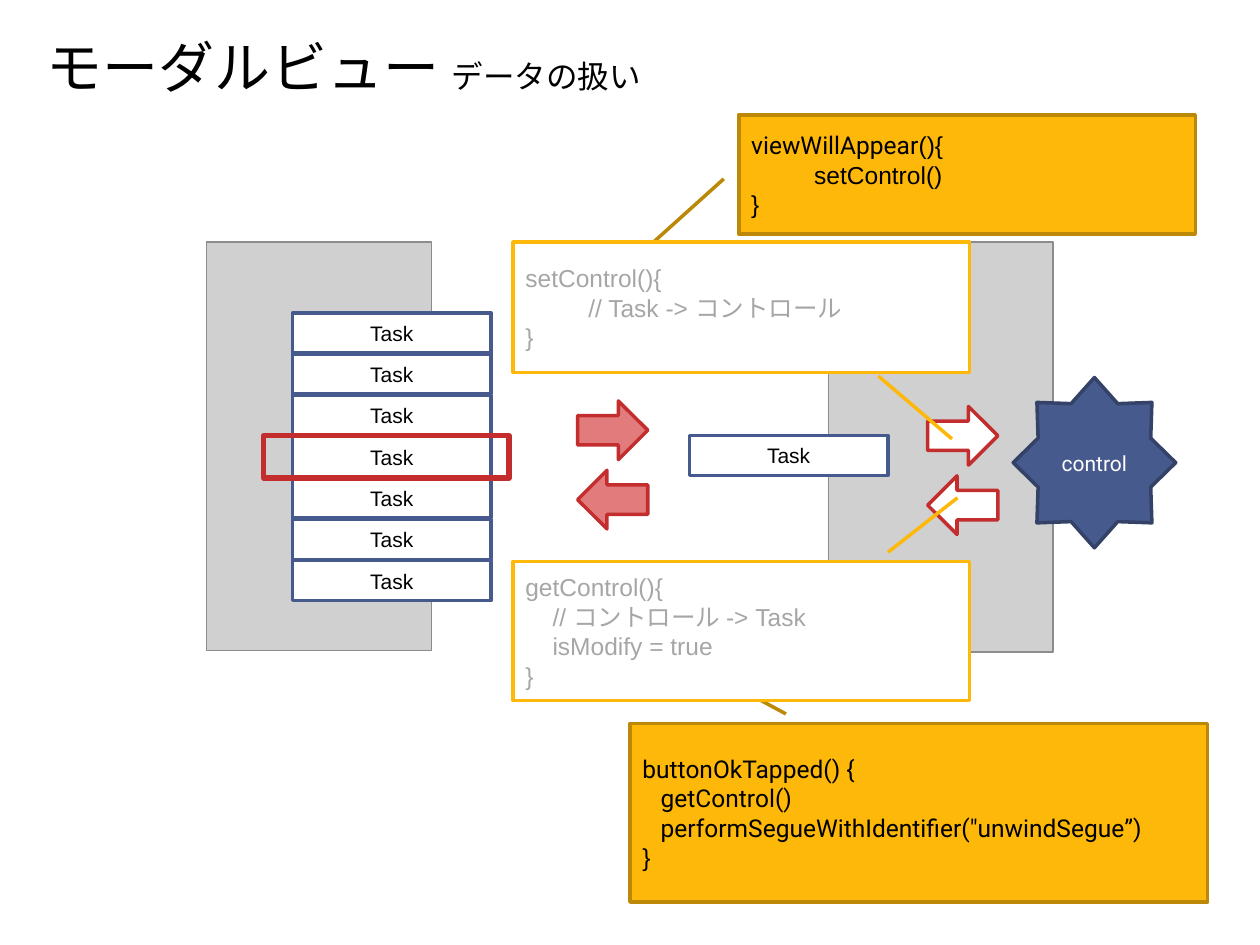
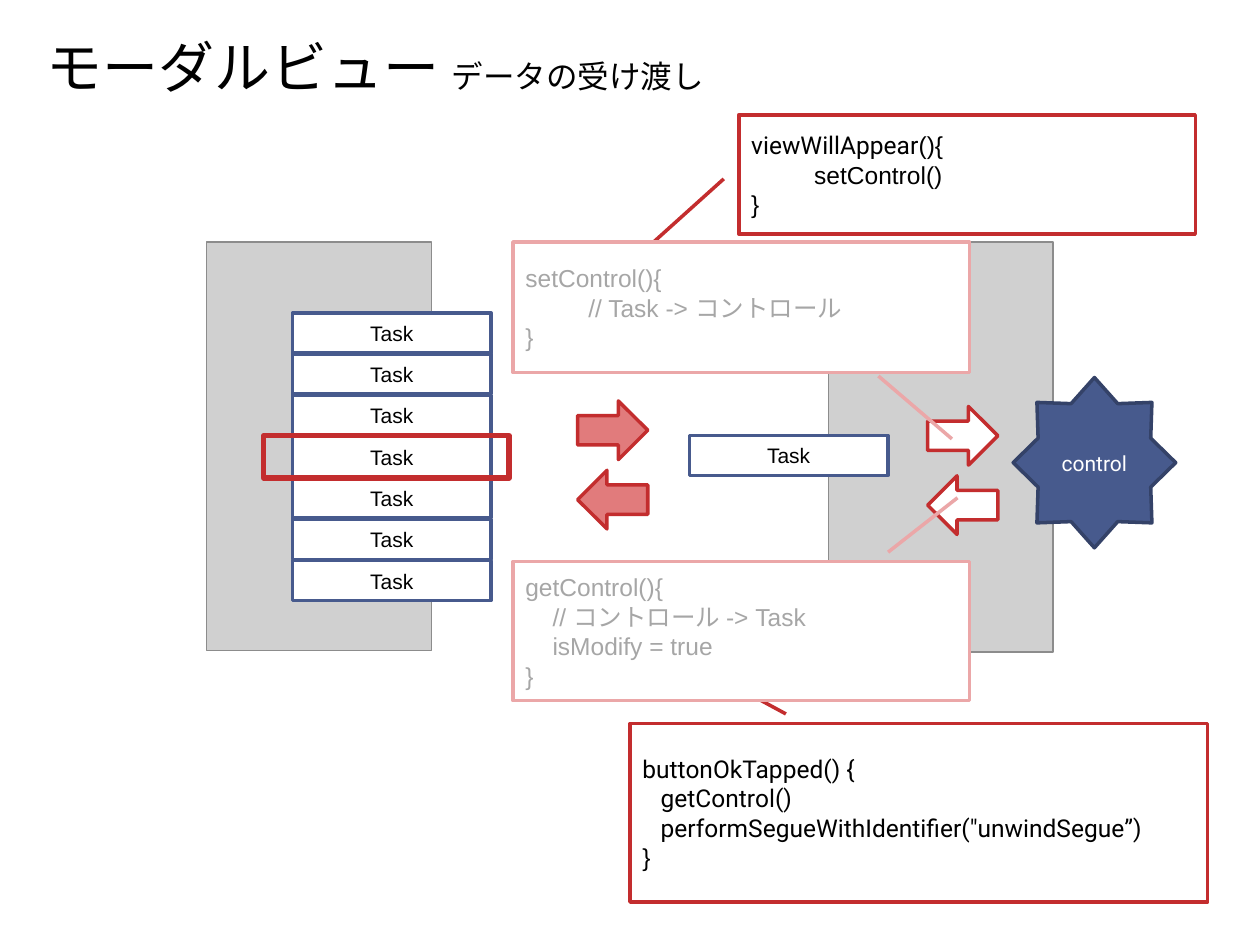
Before and after one commit to furuya02/ToDoApp, a slide deck: slide 20 of doc/ToDoApp.pptx. Drawn at 1260x945 pixels with LibreOffice and Linux fonts; fonts in the diff are those of the drawing; grey boxes stand for pictures. Boxes give left, top, right and bottom in pixels: in the first picture for what was removed or moved away, otherwise in the second. Text is boxed around its words. In the diff, an @@ line names an element or a change of style, - is before the commit and + after.

```diff
--- a/doc/ToDoApp.pptx
+++ b/doc/ToDoApp.pptx
@@ text at box(47, 40, 704, 92): text changed; size 32 to 18 pt @@
-モーダルビュー データの扱い
+モーダルビュー データの受け渡し
@@ border callout "viewWillAppear(){" at box(738, 115, 1194, 234): fill #FEB80A to #FFFFFF; outline #BC8807 2 pt to #C32D2E 2 pt @@
@@ border callout "setControl(){" at box(513, 242, 969, 372): outline #FEB80A 2 pt to #EBA7A8 2 pt @@
@@ border callout "getControl(){" at box(513, 562, 969, 701): outline #FEB80A 2 pt to #EBA7A8 2 pt @@
@@ border callout "buttonOkTapped() {" at box(630, 723, 1207, 902): fill #FEB80A to #FFFFFF; outline #BC8807 2 pt to #C32D2E 2 pt @@
```
Also in this commit, not shown: 14 other slides changed, 3 slides added, 4 slides removed, 1 other file.
